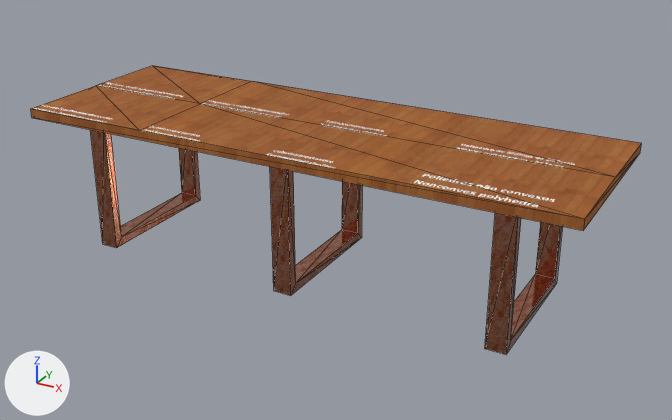
Two versions of the glTF model nonconvex/vr/salas/mesa_nonConvex4.glb, one commit apart.
The view is the same before and after, from a 50 mm lens placed at (2.21, -3.35, 2.25), pointed at (0.08, 0.51, 0.32). Arrows for +X, +Y and +Z are at lower left; the lights stay in place. Mesh edges are drawn as thin lines on the coarser meshes. Where no turn or scale is listed for an object, it has been applied to the vertices.

In view in the first picture: 'Composant#1', 'Composant#1.001', 'Composant#1.002', 'Mesh_0'.
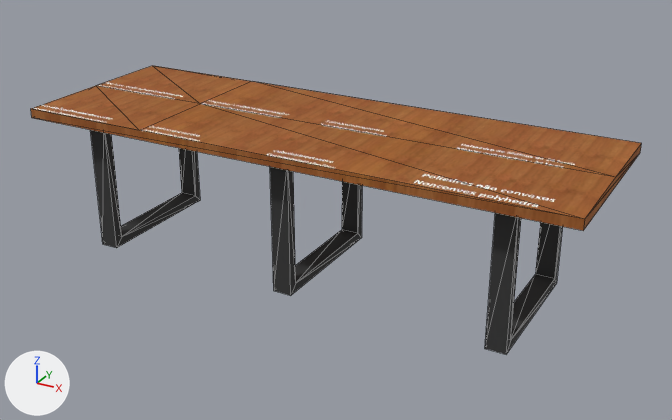
Boxes [x1, y1, x2, y2] around the edits, measured in the pictures (672 x 420 px):
'Composant#1', recoloured (brown to black)
    both: [485, 213, 563, 354]
'Composant#1.001', recoloured (brown to black)
    both: [270, 167, 362, 296]
'Composant#1.002', recoloured (brown to black)
    both: [90, 130, 200, 248]

What the commit changed:
Material 'Color M07' (mat_color_m07) is new.
Its base color is (0.0385, 0.0385, 0.0385) (black #373737).
Its metallic is 0.1.
Its roughness is 0.9.
me_mesh_1 has 18 vertices, 34 faces and spans x 1.065..1.165, y 0.115..0.881, z 0.0..0.725.
me_mesh_1 no longer uses material mat_metal_rusted (picture img_image_1).
me_mesh_1 now uses material mat_color_m07 (black #373737).
me_mesh_2 has 18 vertices, 34 faces and spans x -0.055..0.045, y 0.115..0.881, z 0.0..0.725.
me_mesh_2 no longer uses material mat_metal_rusted (picture img_image_1).
me_mesh_2 now uses material mat_color_m07 (black #373737).
me_mesh_3 has 18 vertices, 34 faces and spans x -1.173..-1.073, y 0.115..0.881, z 0.0..0.725.
me_mesh_3 no longer uses material mat_metal_rusted (picture img_image_1).
me_mesh_3 now uses material mat_color_m07 (black #373737).
